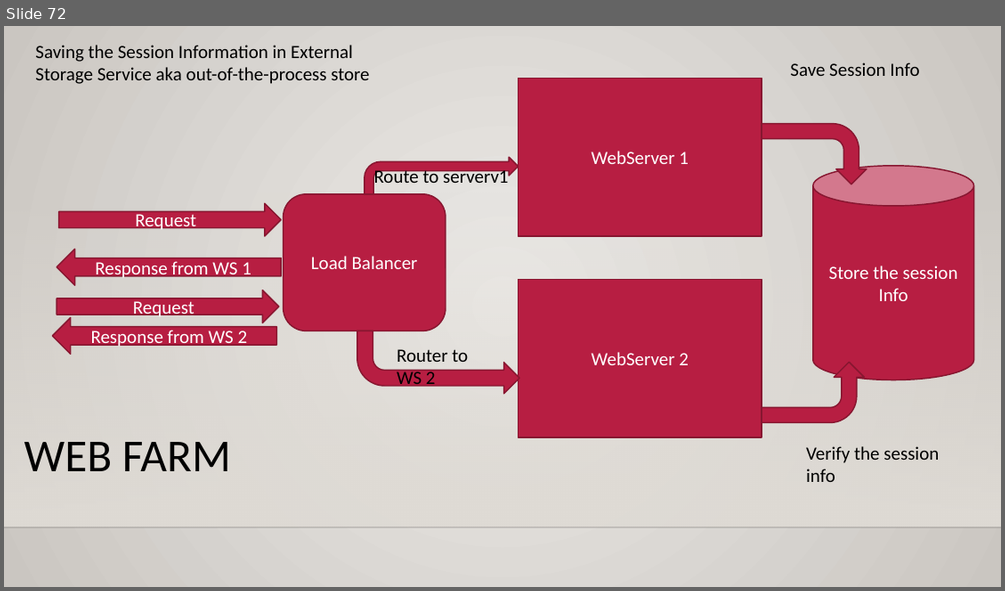
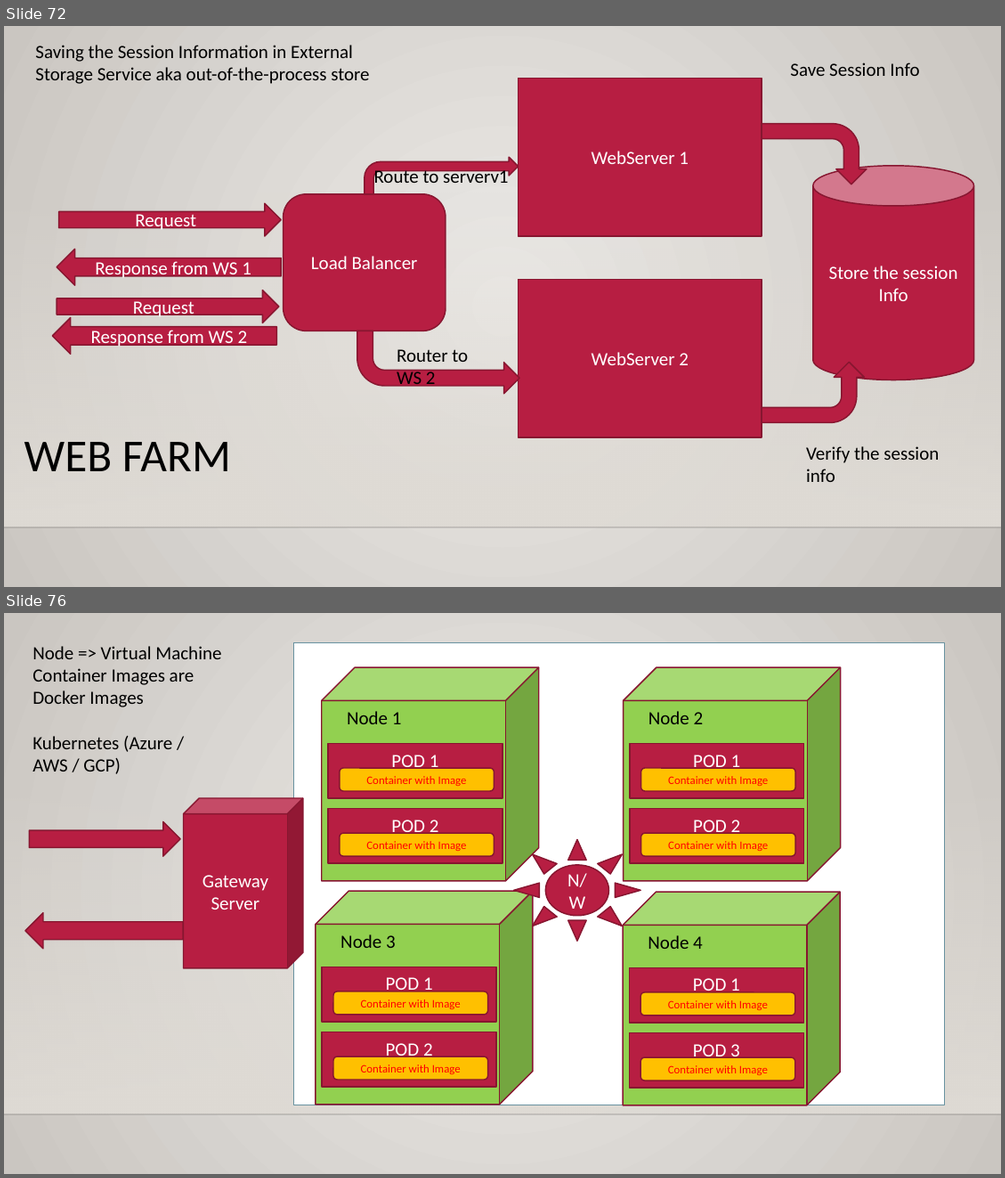
Before and after one commit to maheshsabnis/blazejan2021, a slide deck: Training_Notes_PPTs.pptx. Shown one above the other, each under a label of ours: slide 72 before the commit, slides 72 and 76 after it; the slides between them are not shown. The pictures are 1005x591 and 1005x1178 pixels, drawn with LibreOffice and Linux fonts; fonts in the diff are those of the drawing; background and template pictures are left out. Boxes give left, top, right and bottom in pixels: in the first picture for what was removed or moved away, otherwise in the second. Text is boxed around its words. In the diff, an @@ line names an element or a change of style, - is before the commit and + after.

Commit message:
Docker

```diff
--- a/Training_Notes_PPTs.pptx
+++ b/Training_Notes_PPTs.pptx
@@ slide 76 added at (4, 613, 1001, 1174), background gradient #ECEAE7 to #CAC7C1; not listed: 2 template elements that a slide beside it also shows @@
@@ text added at (32, 646, 221, 774), 18 pt, text #000000 @@
+Node => Virtual Machine
+Container Images are Docker Images
+Kubernetes (Azure / AWS / GCP)
@@ rectangle added at (294, 643, 945, 1105), fill #FFFFFF, outline #6892A0 1.25 pt @@
@@ cube added at (322, 667, 539, 881), fill #92D050, outline #871631 1.25 pt @@
@@ cube added at (623, 667, 840, 881), fill #92D050, outline #871631 1.25 pt @@
@@ text added at (347, 711, 402, 724), 18 pt, text #000000 @@
+Node 1
@@ text added at (648, 711, 704, 724), 18 pt, text #000000 @@
+Node 2
@@ rectangle added at (328, 743, 502, 798), fill #B71E42, outline #871631 1.25 pt, 18 pt, text #FFFFFF @@
+POD 1
@@ rectangle added at (630, 743, 804, 798), fill #B71E42, outline #871631 1.25 pt, 18 pt, text #FFFFFF @@
+POD 1
@@ rounded rectangle added at (340, 768, 494, 791), fill #FFC000, outline #871631 1.25 pt, 11 pt, text #FF0000 @@
+Container with Image
@@ rounded rectangle added at (641, 768, 796, 791), fill #FFC000, outline #871631 1.25 pt, 11 pt, text #FF0000 @@
+Container with Image
@@ cube added at (184, 798, 303, 968), fill #B71E42, outline #871631 1.25 pt, 18 pt, text #FFFFFF @@
+Gateway
+Server
@@ right arrow added at (30, 821, 180, 856), fill #B71E42, outline #871631 1.25 pt @@
@@ rectangle added at (328, 808, 502, 863), fill #B71E42, outline #871631 1.25 pt, 18 pt, text #FFFFFF @@
+POD 2
@@ rectangle added at (630, 808, 804, 863), fill #B71E42, outline #871631 1.25 pt, 18 pt, text #FFFFFF @@
+POD 2
@@ rounded rectangle added at (340, 833, 494, 856), fill #FFC000, outline #871631 1.25 pt, 11 pt, text #FF0000 @@
+Container with Image
@@ sun added at (514, 840, 641, 941), fill #B71E42, outline #871631 1.25 pt, 18 pt, text #FFFFFF @@
+N/W
@@ rounded rectangle added at (641, 833, 796, 856), fill #FFC000, outline #871631 1.25 pt, 11 pt, text #FF0000 @@
+Container with Image
@@ cube added at (316, 891, 533, 1103), fill #92D050, outline #871631 1.25 pt @@
@@ cube added at (623, 892, 840, 1105), fill #92D050, outline #871631 1.25 pt @@
@@ left arrow added at (25, 913, 184, 949), fill #B71E42, outline #871631 1.25 pt @@
@@ text added at (340, 934, 396, 948), 18 pt, text #000000 @@
+Node 3
@@ text added at (647, 935, 703, 949), 18 pt, text #000000 @@
+Node 4
@@ rectangle added at (322, 966, 496, 1022), fill #B71E42, outline #871631 1.25 pt, 18 pt, text #FFFFFF @@
+POD 1
@@ rectangle added at (629, 967, 803, 1022), fill #B71E42, outline #871631 1.25 pt, 18 pt, text #FFFFFF @@
+POD 1
@@ rounded rectangle added at (333, 991, 488, 1014), fill #FFC000, outline #871631 1.25 pt, 11 pt, text #FF0000 @@
+Container with Image
@@ rounded rectangle added at (640, 992, 795, 1015), fill #FFC000, outline #871631 1.25 pt, 11 pt, text #FF0000 @@
+Container with Image
@@ rectangle added at (322, 1032, 496, 1086), fill #B71E42, outline #871631 1.25 pt, 18 pt, text #FFFFFF @@
+POD 2
@@ rectangle added at (629, 1032, 803, 1087), fill #B71E42, outline #871631 1.25 pt, 18 pt, text #FFFFFF @@
+POD 3
@@ rounded rectangle added at (333, 1056, 488, 1079), fill #FFC000, outline #871631 1.25 pt, 11 pt, text #FF0000 @@
+Container with Image
@@ rounded rectangle added at (640, 1057, 795, 1080), fill #FFC000, outline #871631 1.25 pt, 11 pt, text #FF0000 @@
+Container with Image
```
Also in this commit, not shown: 3 other slides added, 1 other file.
